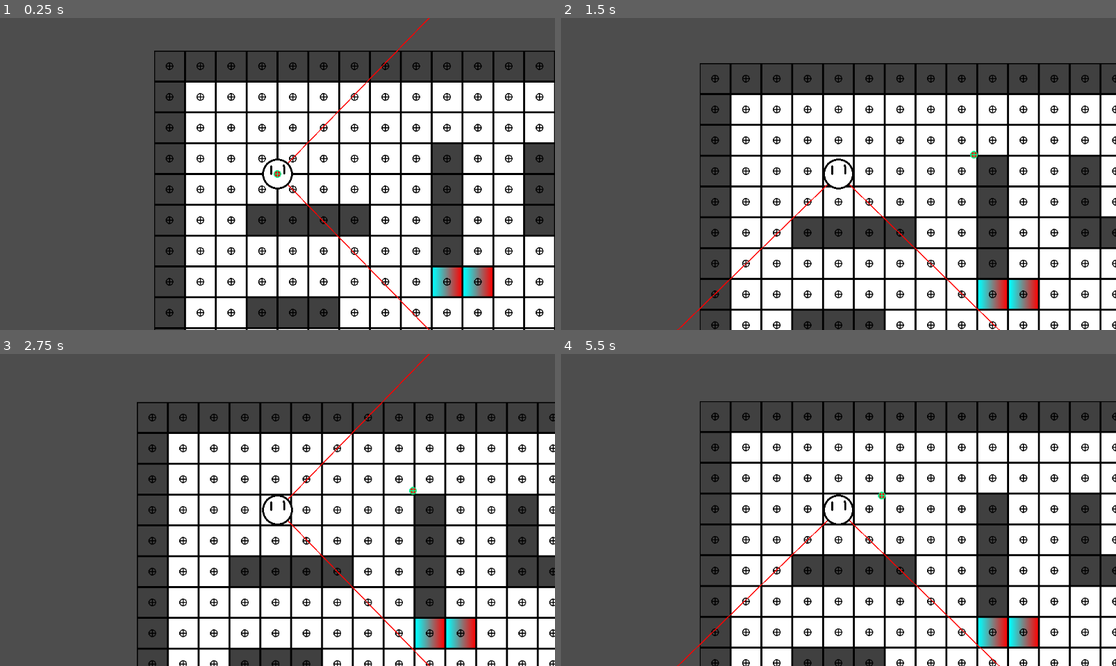
Above: before the commit, frames 1-4 (two rows, left to right).
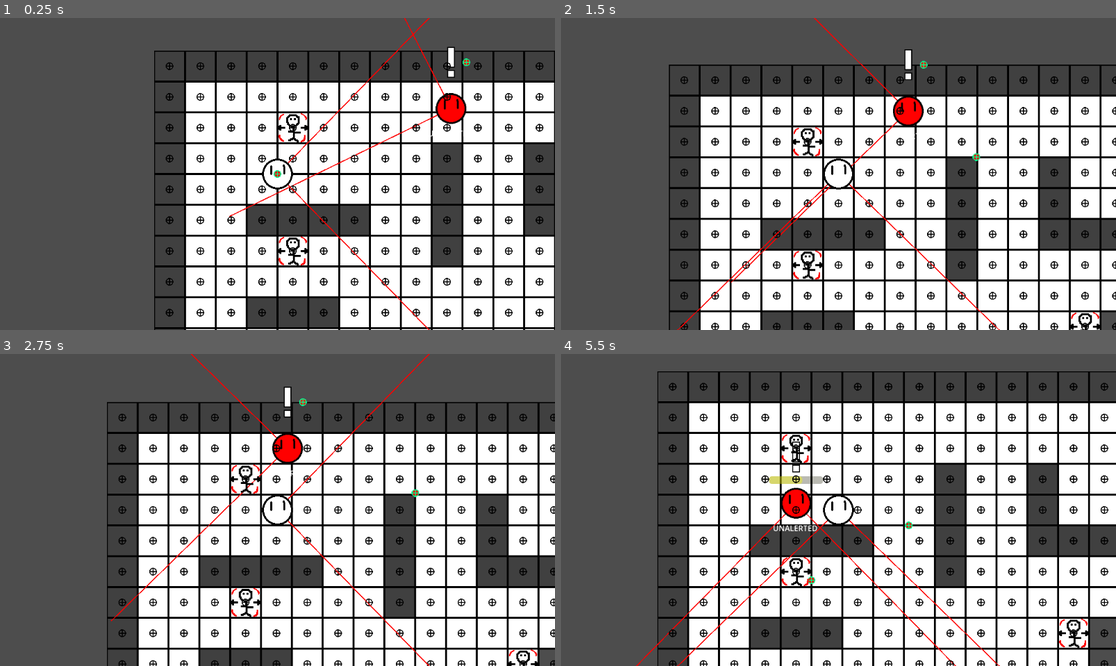
Above: after the commit, the same moments.

Repository: Baconinvader/Alakajam18
Game: Godot game, scene res://Main.tscn
Same seed, same stepped clock (60 frames per second), same inputs: the game is played once before the commit and once after it.
Inputs (mouse positions are in pixels of both pictures, inside the frame that each line leads up to):
- Up to frame 1 (0.25 s): no input
- Up to frame 2 (1.5 s): move the mouse to (960, 158) at 0.52 s; hold D (move_right) 0.53-1.28 s; click (960, 158) at 0.67 s; move the mouse to (727, 189) at 1.27 s; hold S (move_down) from 1.28 s (still down)
- Up to frame 3 (2.75 s): move the mouse to (333, 441) at 2.02 s; release S (move_down) at 2.03 s; hold D (move_right) from 2.03 s (still down)
- Up to frame 4 (5.5 s): move the mouse to (810, 572) at 2.77 s; release D (move_right) at 2.78 s; hold W (move_up) 2.78-3.53 s; click (810, 572) at 2.92 s; move the mouse to (1005, 556) at 3.52 s; hold A (move_left) 3.53-5.03 s; move the mouse to (672, 463) at 4.27 s; move the mouse to (866, 510) at 5.02 s; hold S (move_down) from 5.03 s (still down); click (866, 510) at 5.17 s

The runs differ from the first frame. In frame 1, 2.1% of the frame differs, in the area x 41-89%, y 0-90%; in frame 2, 25%; in frame 3, 21%; in frame 4, 42%, in the area x 13-100%, y 5-100%.

Commit message:
Basic patrolling

Diff:
--- a/assets/visual/tileset1.tres
+++ b/assets/visual/tileset1.tres
@@ -19,6 +19,7 @@
 0:1/0/physics_layer_0/linear_velocity = Vector2(0, 0)
 0:1/0/physics_layer_0/angular_velocity = 0.0
 0:1/0/custom_data_0 = "wall1"
+0:1/0/custom_data_1 = true
 1:1/0 = 0
 1:1/0/physics_layer_0/linear_velocity = Vector2(0, 0)
 1:1/0/physics_layer_0/angular_velocity = 0.0
@@ -29,4 +30,6 @@
 navigation_layer_0/layers = 1
 custom_data_layer_0/name = "name"
 custom_data_layer_0/type = 4
+custom_data_layer_1/name = "patrol"
+custom_data_layer_1/type = 1
 sources/2 = SubResource("TileSetAtlasSource_uls7f")
--- a/entities/Creature.gd
+++ b/entities/Creature.gd
@@ -9,7 +9,7 @@
 
 
 var target_path:Array
-var state
+var target:Entity
 
 func get_ray_results(pos:Vector2):
 	var space_state = get_world_2d().direct_space_state
@@ -32,17 +32,25 @@
 	var v2 = direction + (fov/2)
 	var angle = diff.angle()
 
-	var ray_results = get_ray_results(pos)
-
 	if g.angle_in_bounds(angle, v1, v2):
 		return true
 	else:
 		return false
 
+func can_see(entity:Entity) -> bool:
+
+	if not can_see_point(entity.position):
+		return false
+
+	if not get_ray_entity(entity):
+		return false
+
+	return true
+
 func set_target_pos(pos:Vector2):
 
 	var path_raw:PackedInt64Array = g.level.nav.get_id_path(g.level.nav.get_closest_point(position), g.level.nav.get_closest_point(pos))
-	print(position," -> ",pos," ",path_raw)
+	#print(position," -> ",pos," ",path_raw)
 
 	var path:Array = []
 	var tile:TileDat
@@ -50,13 +58,19 @@
 		tile = g.level.nav_map[id]
 		path.append(tile.position)
 
-	print(tile.tile_name," ",tile.position)
+	#print(tile.tile_name," ",tile.position)
 
+	path.remove_at(0)
 	target_path = path
 	$target.position = pos
 
 func set_target(entity:Entity):
-	return set_target_pos(entity.position)
+	target = entity
+	if target:
+		return set_target_pos(entity.position)
+	else:
+		target_path.clear()
+		return null
 
 func _draw():
 	var v1 = direction - (fov/2)
@@ -77,10 +91,16 @@
 # Called every frame. 'delta' is the elapsed time since the previous frame.
 func _process(delta):
 	if target_path:
+
 		var diff:Vector2 = (target_path[0] - position)
 		var dist:float = diff.length()
+
+		print(target_path," (",target_path.size(),") ",dist)
+
 		if dist < 2:
 			target_path.remove_at(0)
+			if target_path.is_empty():
+				on_reached_target()
 		else:
 			var move_vec:Vector2
 			if dist >= speed*delta:
@@ -88,6 +108,9 @@
 			else:
 				move_vec = diff.normalized()/(speed*delta)
 			move(move_vec, delta)
+
+func on_reached_target():
+	target = null
 
 func move(move_vec:Vector2, delta:float):
 	if move_vec != Vector2.ZERO:
--- a/entities/Creature.tscn
+++ b/entities/Creature.tscn
@@ -8,7 +8,7 @@
 script = ExtResource("2_sd18e")
 speed = 128.0
 direction = 0.0
-fov = 3.141
+fov = 1.55
 view_range = 512.0
 
 [node name="target" type="Sprite2D" parent="." index="2"]
--- /dev/null
+++ b/entities/Enemy.gd
@@ -0,0 +1,140 @@
+extends Creature
+
+enum CreatureState {
+	UNALERTED,
+	ALERTING, #transition
+	SUSPICIOUS,
+	HOSTILE
+}
+var state:CreatureState =  CreatureState.UNALERTED
+var suspicion = 0.0# 0->1 suspicious, 1->2 hostile
+
+var suspicion_rate = 1.0
+
+
+@export var starting_patrol_point:PatrolPoint
+@export var reverse_patrol:bool = false
+
+# Called when the node enters the scene tree for the first time.
+func _ready():
+	super._ready()
+
+# Called every frame. 'delta' is the elapsed time since the previous frame.
+func _process(delta):
+	super._process(delta)
+
+func start_patrol():
+	if starting_patrol_point:
+		set_target(starting_patrol_point)
+
+func start_alert(new_target:Entity, target_state:CreatureState):
+
+	if target_state == CreatureState.SUSPICIOUS:
+		$alert_icon.texture = preload("res://assets/visual/icons/alert_question.png")
+	elif target_state == CreatureState.HOSTILE:
+		$alert_icon.texture = preload("res://assets/visual/icons/alert.png")
+
+	$alert_icon.visible = true
+	state = CreatureState.ALERTING
+	var tween:Tween = create_tween()
+	tween.tween_interval(0.5)
+	var callable = finish_alert.bindv([new_target, target_state])
+	tween.tween_callback(callable)
+	tween.tween_property($alert_icon, "visible", false, 0.1)
+
+func finish_alert(new_target:Entity, target_state:CreatureState):
+	state = target_state
+	if state == CreatureState.SUSPICIOUS:
+		set_target(new_target)
+
+	if state == CreatureState.UNALERTED:
+		start_patrol()
+
+func on_reached_target():
+
+	if target is PatrolPoint:
+		if reverse_patrol:
+			if target.last_patrol_point:
+				set_target(target.last_patrol_point)
+			else:
+				reverse_patrol = false
+				set_target(target.next_patrol_point)
+		else:
+			if target.next_patrol_point:
+				set_target(target.next_patrol_point)
+			else:
+				reverse_patrol = true
+				set_target(target.last_patrol_point)
+	else:
+		super.on_reached_target()
+
+func _physics_process(delta):
+	var attention_entity:Entity
+
+	if state != CreatureState.ALERTING:
+		for alerter in get_tree().get_nodes_in_group("alerters"):
+			if can_see(alerter):
+				attention_entity = alerter
+				break
+
+	if state != CreatureState.ALERTING:
+		if attention_entity:
+			if state == CreatureState.UNALERTED:
+				suspicion += suspicion_rate*delta
+
+			elif state == CreatureState.SUSPICIOUS:
+				suspicion += suspicion_rate*delta
+
+			elif state == CreatureState.HOSTILE:
+				suspicion = 2.0
+
+			#resolve
+			if state == CreatureState.UNALERTED:
+				if suspicion >= 1.0:
+					start_alert(attention_entity, CreatureState.SUSPICIOUS)
+
+			elif state == CreatureState.SUSPICIOUS:
+				if suspicion >= 2.0:
+					start_alert(attention_entity, CreatureState.HOSTILE)
+
+			elif state == CreatureState.HOSTILE:
+				set_target(attention_entity)
+
+		else:
+			if suspicion:
+				if state == CreatureState.HOSTILE:
+					if target_path.is_empty():
+						suspicion -= suspicion_rate*delta
+
+				elif state == CreatureState.SUSPICIOUS:
+					if target_path.is_empty():
+						suspicion -= suspicion_rate*delta
+
+				elif state == CreatureState.UNALERTED:
+					suspicion -= suspicion_rate*delta
+
+			#resolve
+			if state == CreatureState.HOSTILE:
+				if suspicion < 1.0:
+					start_alert(null, CreatureState.SUSPICIOUS)
+
+			if state == CreatureState.SUSPICIOUS:
+				if suspicion <= 0.0:
+					start_alert(null, CreatureState.UNALERTED)
+
+	if suspicion < 0.0:
+		suspicion = 0.0
+	elif suspicion > 2.0:
+		suspicion = 2.0
+
+	if suspicion:
+		$alert_progress.visible = true
+		if suspicion < 1.0:
+			$alert_progress.value = suspicion
+			$alert_progress.modulate = Color.YELLOW
+		else:
+			$alert_progress.value = suspicion - 1.0
+			$alert_progress.modulate = Color.RED
+	else:
+		$alert_progress.visible = false
+	$state_label.text = CreatureState.find_key(state)
--- a/entities/Enemy.tscn
+++ b/entities/Enemy.tscn
@@ -1,5 +1,34 @@
-[gd_scene load_steps=2 format=3 uid="uid://bbwhiusxcraa1"]
+[gd_scene load_steps=5 format=3 uid="uid://bbwhiusxcraa1"]
 
 [ext_resource type="PackedScene" uid="uid://bb26y78ash1eg" path="res://entities/Creature.tscn" id="1_vg2aq"]
+[ext_resource type="Script" path="res://entities/Enemy.gd" id="2_dsyds"]
+[ext_resource type="Texture2D" uid="uid://bpji2q0mcvt24" path="res://assets/visual/spr_test_enemy.png" id="2_ynike"]
+[ext_resource type="Texture2D" uid="uid://cvaxxavh8koky" path="res://assets/visual/icons/alert.png" id="4_dv3if"]
 
-[node name="Enemy" instance=ExtResource("1_vg2aq")]
+[node name="Enemy" groups=["enemies"] instance=ExtResource("1_vg2aq")]
+script = ExtResource("2_dsyds")
+reverse_patrol = false
+speed = 100.0
+
+[node name="sprite" parent="." index="0"]
+texture = ExtResource("2_ynike")
+
+[node name="alert_progress" type="ProgressBar" parent="." index="3"]
+offset_left = -56.0
+offset_top = -56.0
+offset_right = 56.0
+offset_bottom = -40.0
+max_value = 1.0
+step = 0.1
+show_percentage = false
+
+[node name="alert_icon" type="Sprite2D" parent="." index="4"]
+position = Vector2(0, -96)
+texture = ExtResource("4_dv3if")
+
+[node name="state_label" type="Label" parent="." index="5"]
+offset_left = -48.0
+offset_top = 40.0
+offset_right = 40.0
+offset_bottom = 66.0
+text = "[NOSTATE]"
--- a/entities/Player.tscn
+++ b/entities/Player.tscn
@@ -3,7 +3,7 @@
 [ext_resource type="PackedScene" uid="uid://bb26y78ash1eg" path="res://entities/Creature.tscn" id="1_rwr4e"]
 [ext_resource type="Script" path="res://entities/Player.gd" id="2_dfd5j"]
 
-[node name="Player" instance=ExtResource("1_rwr4e")]
+[node name="Player" groups=["alerters"] instance=ExtResource("1_rwr4e")]
 script = ExtResource("2_dfd5j")
 fov = 1.6
 
--- a/level/Level.gd
+++ b/level/Level.gd
@@ -12,11 +12,16 @@
 
 var nav = AStar2D.new()
 var nav_map = {}
+var tileset:TileSet
 
 # Called when the node enters the scene tree for the first time.
 func _ready():
+	tileset = $tiles.tile_set
+	generate_nav()
+	setup_patrols()
+
+func generate_nav():
 	var tile_indices = $tiles.get_used_cells(0)
-	var tileset:TileSet = $tiles.tile_set
 	for index in tile_indices:
 		print(index)
 		if index.x < offset_x:
@@ -37,21 +42,21 @@
 	for x in range(offset_x, size_x+offset_x):
 		tiles.append([])
 		for y in range(offset_y, size_y+offset_y):
-
-			var tile:TileDat = TileDat.new()
-			tiles[-1].append(tile)
-
 			var dat:TileData = $tiles.get_cell_tile_data (0, Vector2i(x,y) )
-			var tile_name = dat.get_custom_data ("name")
 
 
+			var tile:TileDat = TileDat.create_from_tile_dat(dat)
+			tiles[-1].append(tile)
 
 			var tile_pos:Vector2 = Vector2(tileset.tile_size.x*(x+0.5), tileset.tile_size.y*(y+0.5) )
 			tile.position = tile_pos
-			tile.tile_name = tile_name
+
 
 			var debug_sprite = Sprite2D.new()
-			debug_sprite.texture = load("res://assets/visual/target.png")
+			if tile.is_patrol_point:
+				debug_sprite.texture = preload("res://assets/visual/tile_patrol.png")
+			else:
+				debug_sprite.texture = preload("res://assets/visual/target.png")
 			debug_sprite.position = tile_pos
 			add_child(debug_sprite)
 
@@ -92,6 +97,22 @@
 						print(point_id," -> ", check_tile.nav_id)
 				point_id += 1
 
+func setup_patrols():
+	for patrol_point in get_tree().get_nodes_in_group("patrol_points"):
+		patrol_point.setup()
+
+	for enemy in get_tree().get_nodes_in_group("enemies"):
+		enemy.start_patrol()
+
+
+
+func get_tile_at(pos:Vector2) -> TileDat:
+	var tx:int = (pos.x/tileset.tile_size.x) + offset_x
+	var ty:int = (pos.y/tileset.tile_size.y) + offset_y
+
+	var tile:TileDat
+	return tile
+
 # Called every frame. 'delta' is the elapsed time since the previous frame.
 func _process(delta):
 	pass
--- a/level/Level.tscn
+++ b/level/Level.tscn
@@ -1,7 +1,9 @@
-[gd_scene load_steps=3 format=3 uid="uid://wvg1r1x051ou"]
+[gd_scene load_steps=5 format=3 uid="uid://wvg1r1x051ou"]
 
 [ext_resource type="Script" path="res://level/Level.gd" id="1_k3dbh"]
 [ext_resource type="TileSet" uid="uid://cmacsvf2tqv6w" path="res://assets/visual/tileset1.tres" id="2_xjwtc"]
+[ext_resource type="PackedScene" uid="uid://bbwhiusxcraa1" path="res://entities/Enemy.tscn" id="3_ptxll"]
+[ext_resource type="PackedScene" uid="uid://cetpw8s7i54c4" path="res://level/PatrolPoint.tscn" id="4_enwi7"]
 
 [node name="Level" type="Node2D"]
 script = ExtResource("1_k3dbh")
@@ -9,4 +11,27 @@
 [node name="tiles" type="TileMap" parent="."]
 tile_set = ExtResource("2_xjwtc")
 format = 2
-layer_0/tile_data = PackedInt32Array(65537, 65538, 0, 65541, …(497 unchanged characters)… 073, 2, 0, 131077, 65538, 0, 196613, 2, 1, 196614, 2, 1, 131078, 2, 0, 196615, 2, 0, 196616, 2, …(2848 unchanged characters)…
+layer_0/tile_data = PackedInt32Array(65537, 65538, 0, 65541, …(497 unchanged characters)… 073, 2, 0, 131077, 65538, 0, 196613, 2, 0, 196614, 2, 0, 131078, 2, 0, 196615, 2, 0, 196616, 2, …(2848 unchanged characters)…
+
+[node name="Enemy" parent="." node_paths=PackedStringArray("starting_patrol_point") instance=ExtResource("3_ptxll")]
+position = Vector2(384, -128)
+starting_patrol_point = NodePath("../patrol1/1")
+direction = 0.0
+view_range = 512.0
+
+[node name="patrol1" type="Node2D" parent="."]
+
+[node name="1" parent="patrol1" node_paths=PackedStringArray("next_patrol_point") instance=ExtResource("4_enwi7")]
+position = Vector2(32, -96)
+next_patrol_point = NodePath("../2")
+
+[node name="2" parent="patrol1" node_paths=PackedStringArray("next_patrol_point") instance=ExtResource("4_enwi7")]
+position = Vector2(32, 160)
+next_patrol_point = NodePath("../3")
+
+[node name="3" parent="patrol1" node_paths=PackedStringArray("next_patrol_point") instance=ExtResource("4_enwi7")]
+position = Vector2(608, 288)
+next_patrol_point = NodePath("../4")
+
+[node name="4" parent="patrol1" instance=ExtResource("4_enwi7")]
+position = Vector2(800, -32)
--- /dev/null
+++ b/level/PatrolPoint.gd
@@ -0,0 +1,21 @@
+extends Entity
+
+class_name PatrolPoint
+
+@export var next_patrol_point:PatrolPoint
+var last_patrol_point:PatrolPoint
+var tile:TileDat
+
+func _ready():
+	if not next_patrol_point:
+		#try to automatically assign
+		var patrol = get_parent()
+		var next:PatrolPoint = patrol.get_node_or_null( NodePath( str (int(str (name))+1) ) ) as PatrolPoint
+		if next:
+			next_patrol_point = next
+
+	if next_patrol_point:
+		next_patrol_point.last_patrol_point = self
+
+func setup():
+	tile = g.level.get_tile_at(position)
--- /dev/null
+++ b/level/PatrolPoint.tscn
@@ -0,0 +1,14 @@
+[gd_scene load_steps=4 format=3 uid="uid://cetpw8s7i54c4"]
+
+[ext_resource type="Script" path="res://level/PatrolPoint.gd" id="1_cjay0"]
+[ext_resource type="PackedScene" uid="uid://jf2x5l287h4w" path="res://entities/Entity.tscn" id="1_gj461"]
+[ext_resource type="Texture2D" uid="uid://do2ovlcyq73pq" path="res://assets/visual/tile_patrol.png" id="3_s4oej"]
+
+[node name="PatrolPoint" groups=["patrol_points"] instance=ExtResource("1_gj461")]
+script = ExtResource("1_cjay0")
+
+[node name="sprite" parent="." index="0"]
+texture = ExtResource("3_s4oej")
+
+[node name="collision" parent="." index="1"]
+shape = null
--- a/level/TileDat.gd
+++ b/level/TileDat.gd
@@ -5,6 +5,14 @@
 var nav_id:int = -1
 var position:Vector2
 var tile_name
+var is_patrol_point: bool
 
-static func create_from_tile(id:int) -> TileDat:
-	return TileDat.new()
+static func create_from_tile_dat(dat:TileData) -> TileDat:
+	var tile = TileDat.new()
+
+	var tile_name = dat.get_custom_data("name")
+	tile.tile_name = tile_name
+
+	tile.is_patrol_point = dat.get_custom_data("patrol")
+
+	return tile
Binary file added: assets/visual/icons/alert.png
Not shown, added: assets/visual/icons/alert.png.import
Binary file added: assets/visual/icons/alert_question.png
Not shown, added: assets/visual/icons/alert_question.png.import
Binary file added: assets/visual/tile_patrol.png
Not shown, added: assets/visual/tile_patrol.png.import
